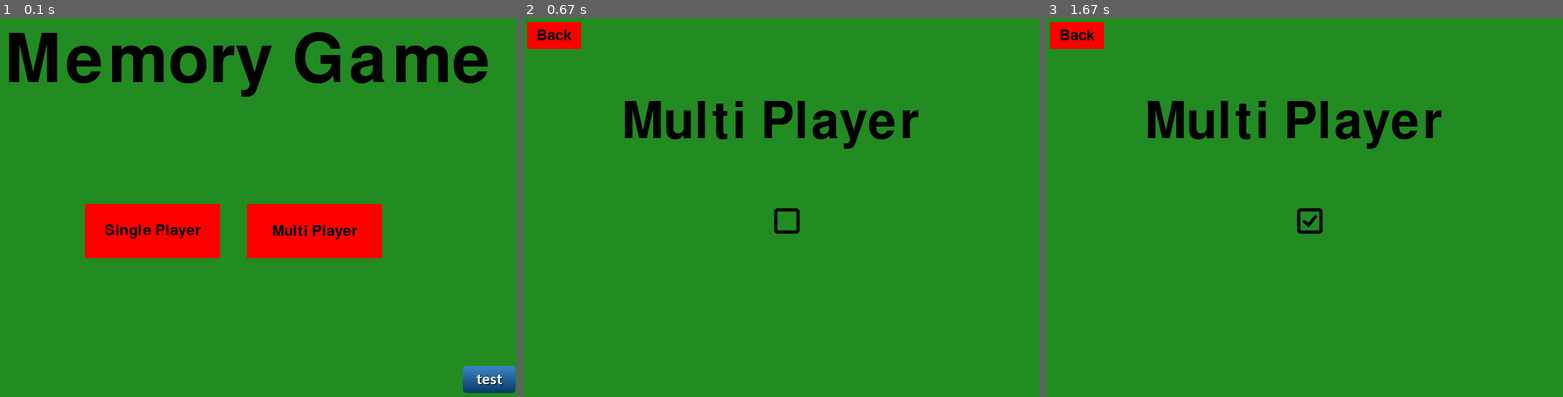
Above: before the commit, frames 1-3 (left to right).
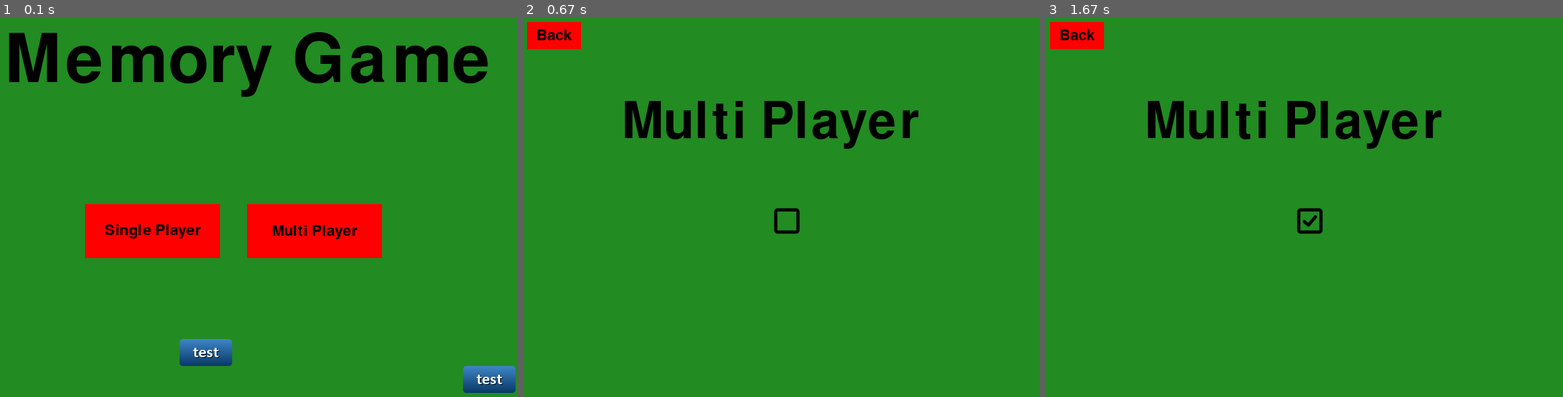
Above: after the commit, the same moments.

Repository: kzhangdz/CSC4992Project
Game: pygame game, started from main.py
The game is run twice, just before and just after one commit, with the same random seed, the same clock (stepped at 60 frames per second) and the same inputs.
Inputs (mouse positions are in pixels of both pictures, inside the frame that each line leads up to):
- Up to frame 1 (0.1 s): no input
- Up to frame 2 (0.67 s): click (771, 203) at 0.38 s
- Up to frame 3 (1.67 s): click (1294, 230) at 0.73 s

The runs differ from the first frame. In frame 1, 0.7% of the frame differs, in the area x 34-45%, y 84-92%; in frame 2, nothing differs; in frame 3, nothing differs.

Commit message:
added test code for card

Diff:
--- a/menu.py
+++ b/menu.py
@@ -5,6 +5,8 @@
 from constant import *
 from button import Button
 from button import ImageButton
+from card import *
+from cardDeck import *
 from checkbox import *
 from textPrinter import TextPrinter
 import os
@@ -18,6 +20,9 @@
     #test button
     imgDirectory = os.path.join(os.path.abspath(os.curdir), 'images', 'menu', 'button_test.png')
     testButton = ImageButton((DISPLAY_WIDTH*0.9, DISPLAY_HEIGHT*0.9), imgDirectory)
+
+    #test CardDeck
+    testDeck = CardDeck("theme1", 2)
 
     #game loop
     running = True
@@ -47,6 +52,11 @@
         TextPrinter.displayTitle("Memory Game")
         #test button
         testButton.draw(gameDisplay)
+        #test cardDeck
+        testDeck.deck[0].showCard(300, 500)
+            #pygame.time.wait(3000)
+        testDeck.deck[0].setStatus(CardStatus.front)
+
         pygame.display.update()
 
         #set frames per second
Binary file added: images/card/theme1/front/button_test.png
Binary file added: images/card/theme1/front/checkbox_false.png
Binary file added: images/card/theme1/front/checkbox_true.png
Binary file removed: images/card/theme1/front/placeholder.gif
Binary file removed: images/card/theme1/front/placeholder2.gif
Binary file removed: images/card/theme1/front/placeholder3.gif
Binary file removed: images/card/theme1/front/placeholder4.gif
